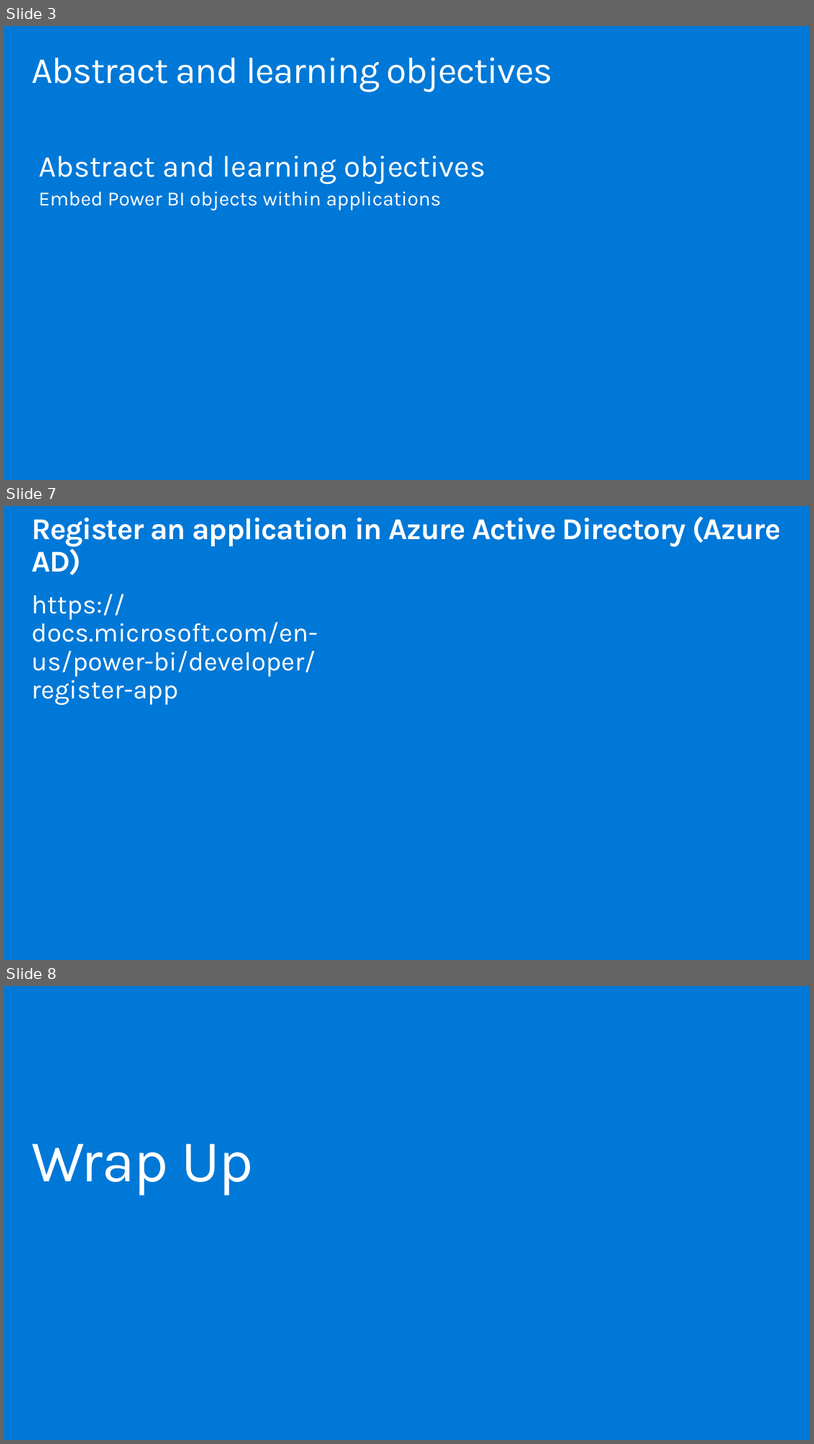
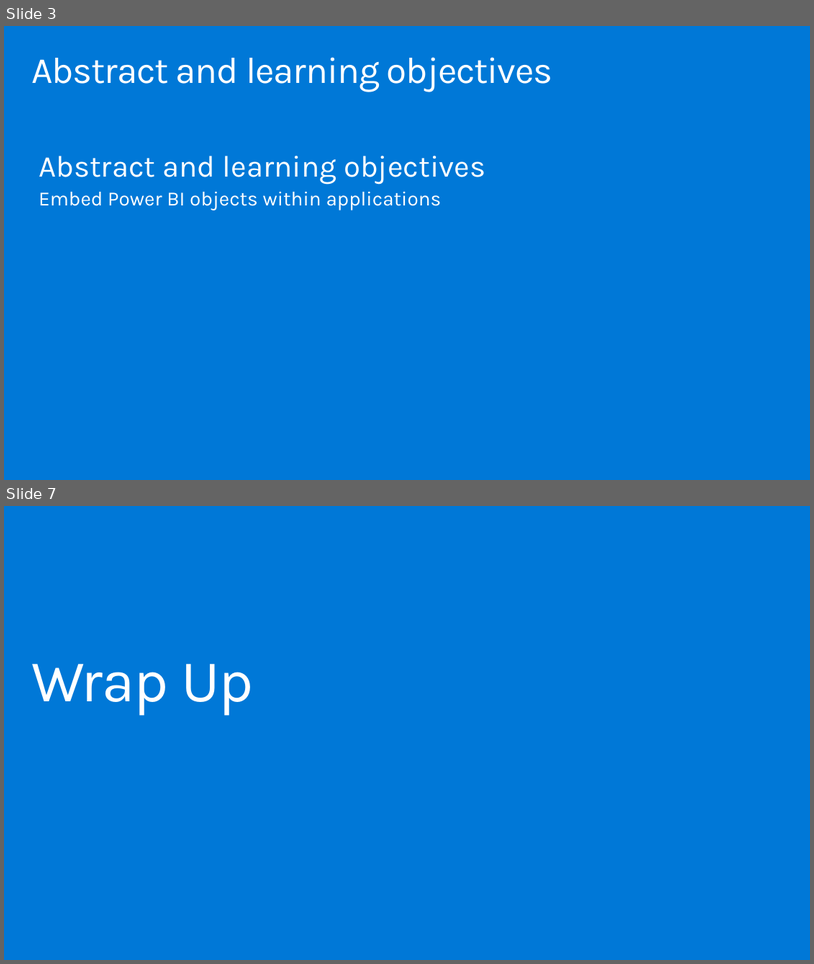
Before and after one commit to hnc198/AzurePowerBI, a slide deck: Hands-on Modules/Embedding/3. Getting Started.pptx. Shown one above the other, each under a label of ours: slides 3, 7 and 8 before the commit, slides 3 and 7 after it; the slides between them are not shown. The pictures are 814x1444 and 814x964 pixels, drawn with LibreOffice and Linux fonts; fonts in the diff are those of the drawing. Boxes give left, top, right and bottom in pixels: in the first picture for what was removed or moved away, otherwise in the second. Text is boxed around its words. In the diff, an @@ line names an element or a change of style, - is before the commit and + after.

```diff
--- a/Hands-on Modules/Embedding/3. Getting Started.pptx
+++ b/Hands-on Modules/Embedding/3. Getting Started.pptx
@@ slide 7 removed at (4, 506, 810, 960), background #0078D7 @@
@@ title removed at (31, 516, 781, 575) @@
-Register an application in Azure Active Directory (Azure AD)
@@ text removed at (31, 594, 318, 705) @@
-https://docs.microsoft.com/en-us/power-bi/developer/register-app
@@ what was slide 8 is now slide 7 @@
```
Also in this commit, not shown: 3 slides changed, 4 other files.
